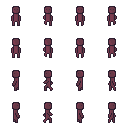
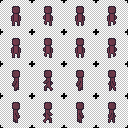
Layered file, before and after one edit (128×128). Changes by layer:
showed "Grid" over [0, 0, 128, 128]
